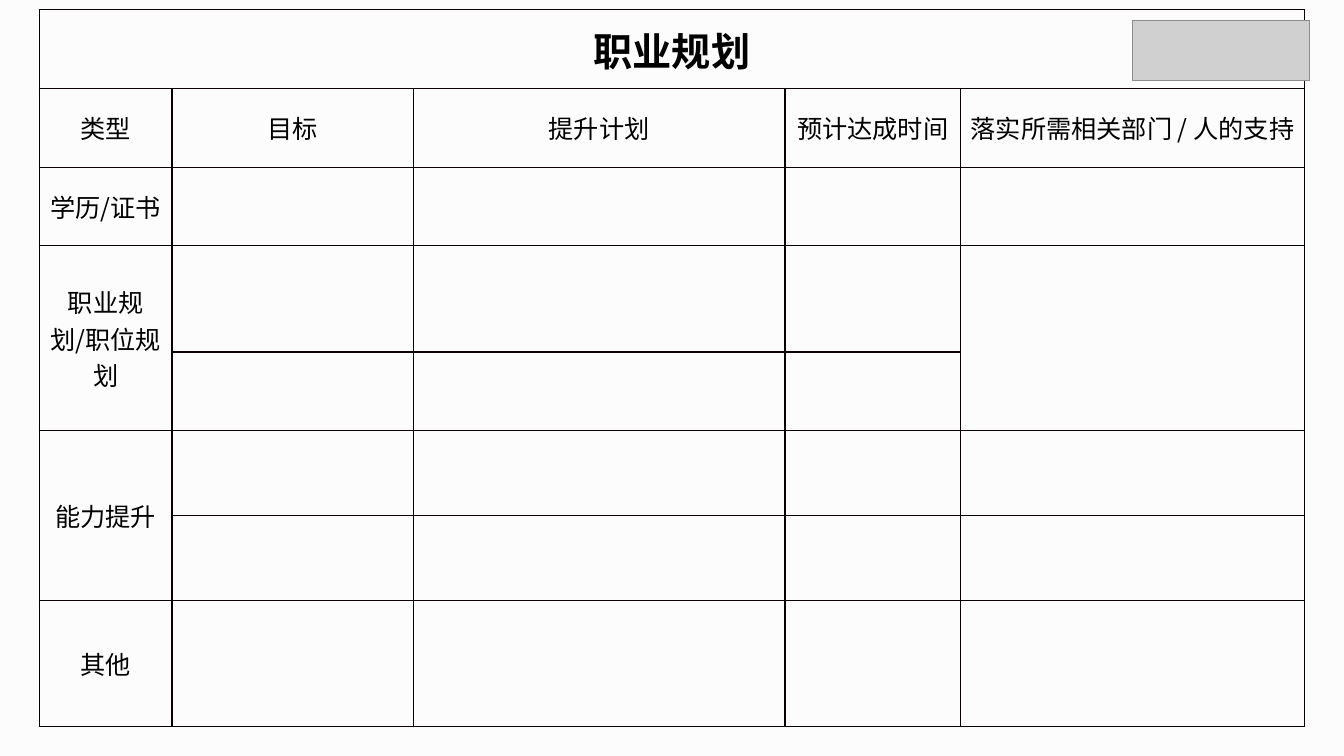
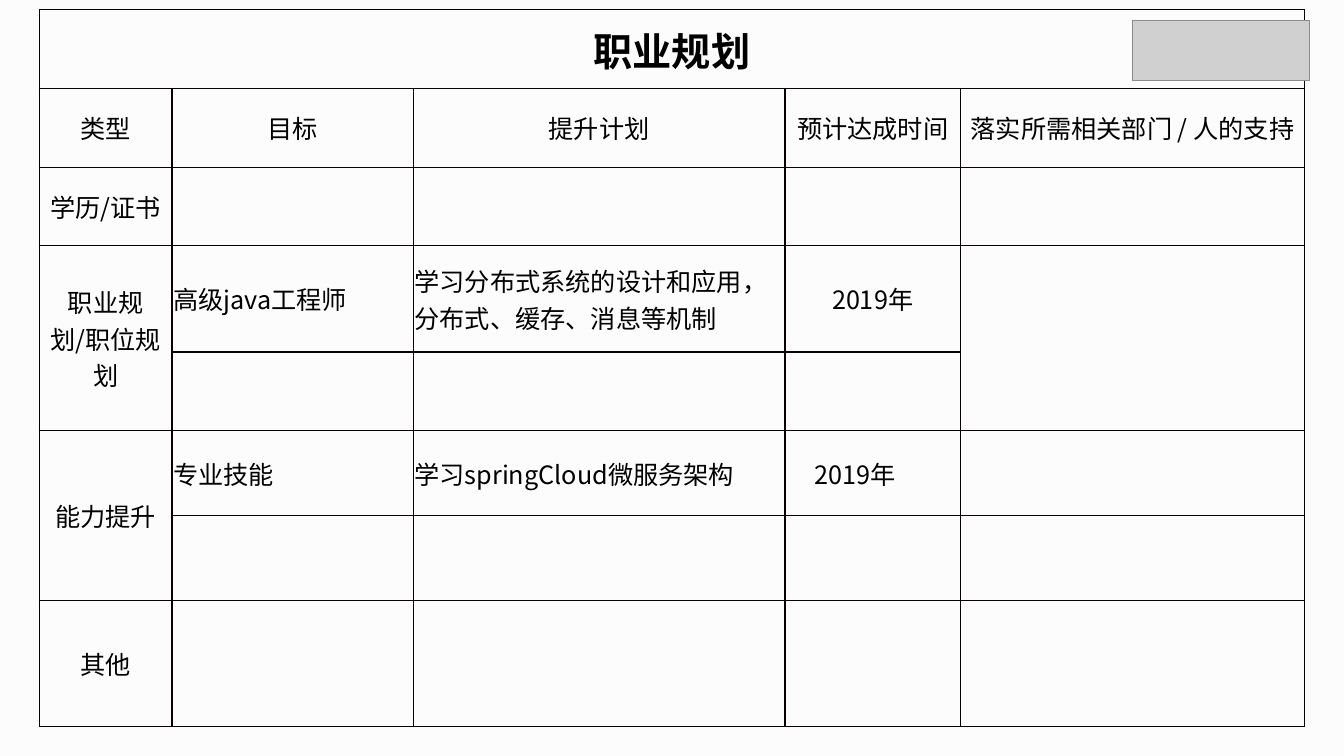
Before and after one commit to WakingFox/myself, a slide deck: slide 29 of 转正述职/王贵成转正述职报告.pptx. Drawn at 1344x756 pixels with LibreOffice and Linux fonts; fonts in the diff are those of the drawing; grey boxes stand for pictures; background and template pictures are left out. Boxes give left, top, right and bottom in pixels: in the first picture for what was removed or moved away, otherwise in the second. Text is boxed around its words. In the diff, an @@ line names an element or a change of style, - is before the commit and + after.

```diff
--- a/转正述职/王贵成转正述职报告.pptx
+++ b/转正述职/王贵成转正述职报告.pptx
@@ table at (39, 10, 1307, 727) @@
-row 4: 职业规划/职位规划 |  |  |  | 
+row 4: 职业规划/职位规划 | 高级java工程师 | 学习分布式系统的设计和应用，分布式、缓存、消息等机制 | 2019年 | 
-row 6: 能力提升 |  |  |  | 
+row 6: 能力提升 | 专业技能 | 学习springCloud微服务架构 | 2019年 | 
```
Also in this commit, not shown: 5 other slides changed, 1 other file.
